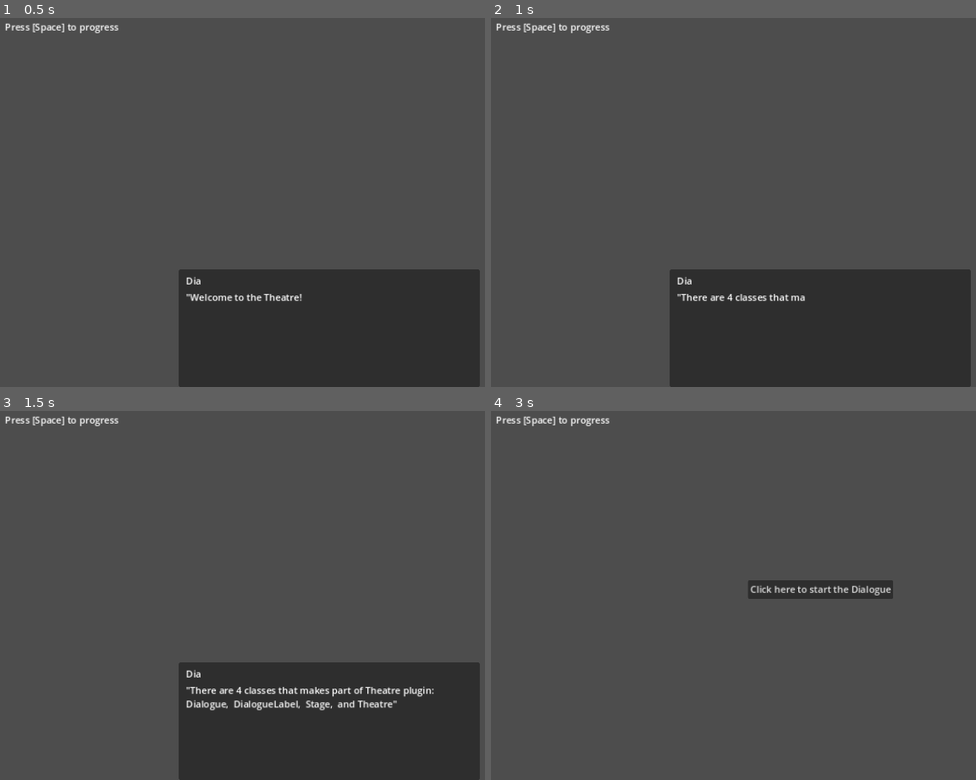
Above: before the commit, frames 1-4 (two rows, left to right).
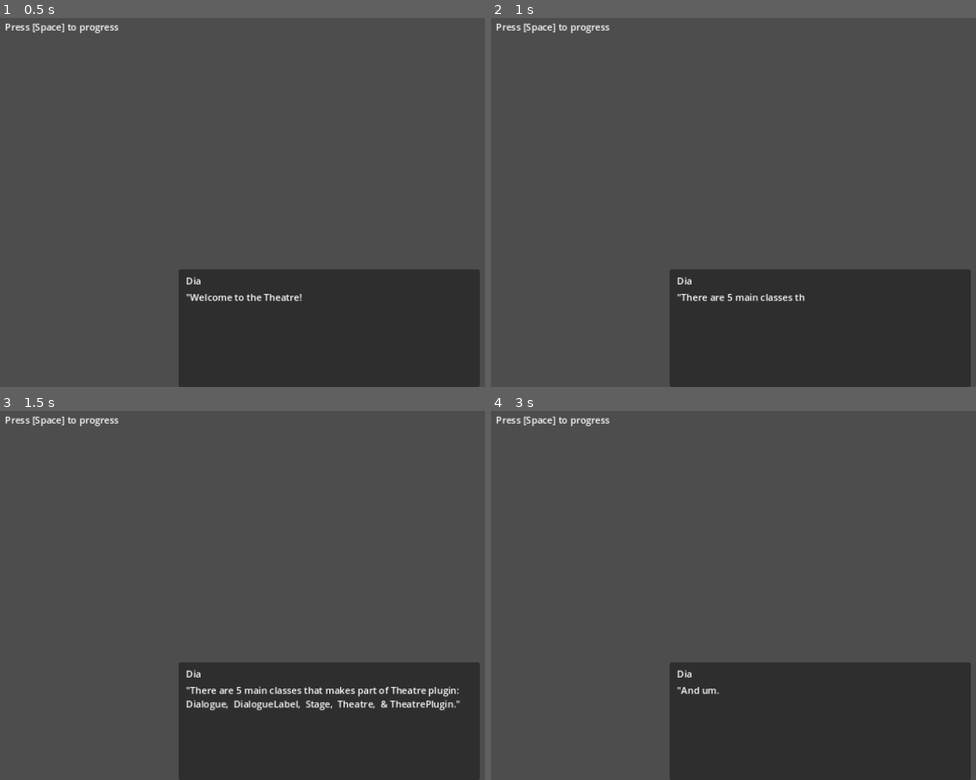
Above: after the commit, the same moments.

Repository: nndda/Theatre
Game: Godot game, scene res://theatre_demo/intro_1.tscn
Two runs of this game, one before a commit and one after it. Both use one fixed random seed, a clock stepped at 60 frames per second and the inputs below.
Inputs:
- Up to frame 1 (0.5 s): no input
- Up to frame 2 (1 s): tap Space (space) at 0.5 s; hold Space (space) from 0.53 s (still down)
- Up to frame 3 (1.5 s): release Space (space) at 1.28 s; tap Space (space) at 1.35 s
- Up to frame 4 (3 s): tap Space (space) at 2, 2.85 s; hold Space (space) 2.03-2.78 s

Frame 1 is identical in both runs. In frame 2, 0.2% of the frame differs, in the area x 48-65%, y 74-77%; in frame 3, 0.9%; in frame 4, 21%, in the area x 36-99%, y 45-100%.

Commit message:
Improve & rewrite demo

Diff:
--- a/theatre_demo/intro_1.gd
+++ b/theatre_demo/intro_1.gd
@@ -1,53 +1,60 @@
 extends Control
 
-# The Stage variable were defined here, so it can be accessible everywhere in this script.
-# Stage use Dictionary of Nodes and UI elements used as its parameter,
-# it needs to be initialized in _ready() or with @onready
+# The Stage variable is defined here, so it can be accessible everywhere in this script.
+
+# Stage use Dictionary of nodes and UI elements used as its parameter,
+# so it needs to be initialized in _ready() or with @onready.
 @onready var stage = Stage.new({
-    # Label node used to display the name of the speaker/narrator
-    "actor_label" : $DialogueContainer/MarginContainer/VBoxContainer/Name,
-    # DialogueLabel node used to display the Dialogue body
-    "dialogue_label" : $DialogueContainer/MarginContainer/VBoxContainer/Body
+
+    # Label node used to display the speaker/narrator name.
+    actor_label = $DialogueContainer/MarginContainer/VBoxContainer/Name,
+
+    # DialogueLabel node used to display the Dialogue body.
+    dialogue_label = $DialogueContainer/MarginContainer/VBoxContainer/Body
+
 })
 
-# The Dialogue were also defined here too for convenience.
-var epic_dialogue = Dialogue.load("res://theatre_demo/demo_dialogue.txt")
+# The Dialogue is also defined here too.
+var epic_dialogue = Dialogue.load('res://theatre_demo/demo_dialogue.dlg.txt')
 
 func _ready():
-    # Run Stage.start()` method to start a dialogue.
+    # Run Stage.start() method to start a dialogue.
     stage.start(epic_dialogue)
 
-    # You might also want to hide dialogue UI when its finished,
-    # and show it when its started.
+    # You might also want to hide the dialogue UI when its finished,
+    # and only show it when its started.
 
-    # Here, we will connect a few signals from Stage.
+    # Here, we will connect a few signals from our Stage.
 
     # The signal 'started' will be emitted when the dialogue started,
     # when the signal fired, the dialogue ui will be shown
     stage.started.connect( func():
         $DialogueContainer.show()
     )
+
+    # The 'finished' and `resetted` signal will be emitted when the dialogue is ended or aborted
+    stage.finished.connect( func():
+        $DialogueContainer.hide()
+    )
     stage.resetted.connect( func(_step, _set): # `resetted` signal return 2 arguments
         $DialogueContainer.hide()
     )
-    # Just like before, the 'finished' signal will be emitted when the dialogue is ended or aborted
-    stage.finished.connect( func():
-        $DialogueContainer.hide()
-    )
+
     # In that code above we simply used show/hide method to toggle the UI
     # You can use the signal to start your custom animation or tween
 
 # To progress the Dialogue, in this example, we'll use _input(event).
-# now, everytime "space" key is pressed, the dialogue will progress.
-# You can always progress it with `Stage.progress()`
 func _input(event):
+    # Now, everytime 'space' key is pressed, the dialogue will progress.
     if event.is_action_pressed("space"):
         stage.progress()
+    # And everytime 'esc' key is pressed, the dialogue will be aborted.
+    if event.is_action_pressed("esc"):
+        stage.reset()
 
 
 # Demo scene stuff
 # =============================================================================
-
 
 @onready var start_button : Button = $StartButton
 
Not shown, added: theatre_demo/demo_dialogue.dlg.txt
Not shown, removed: theatre_demo/demo_dialogue.txt
